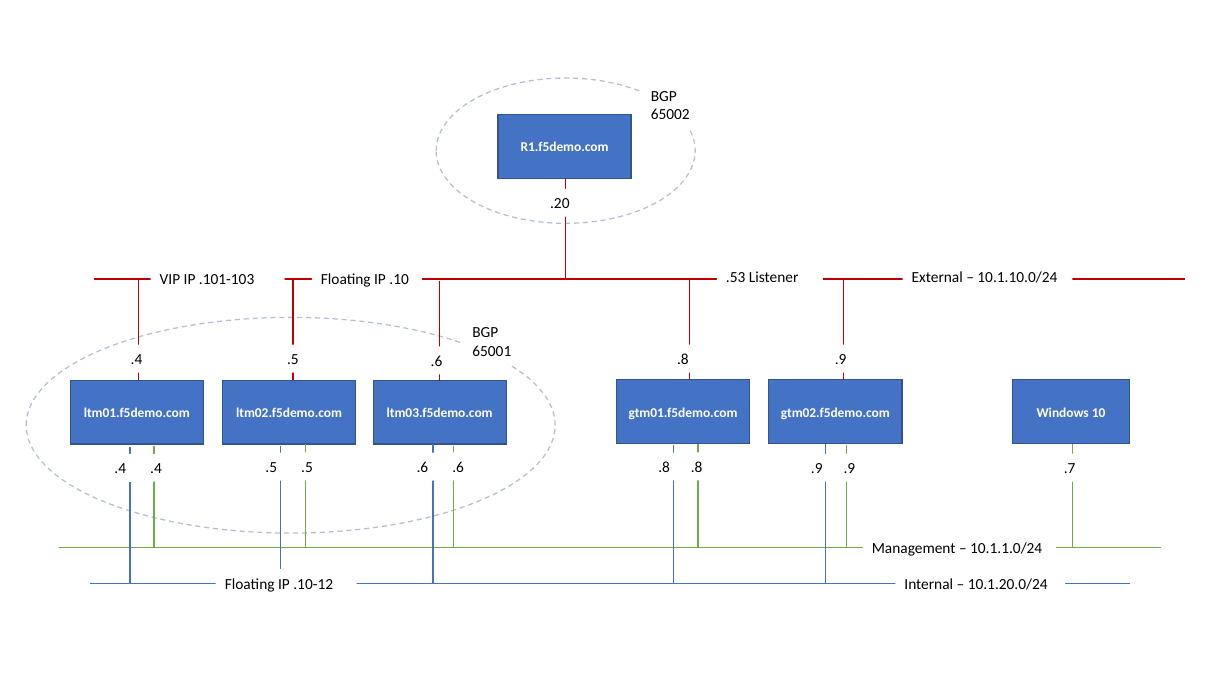
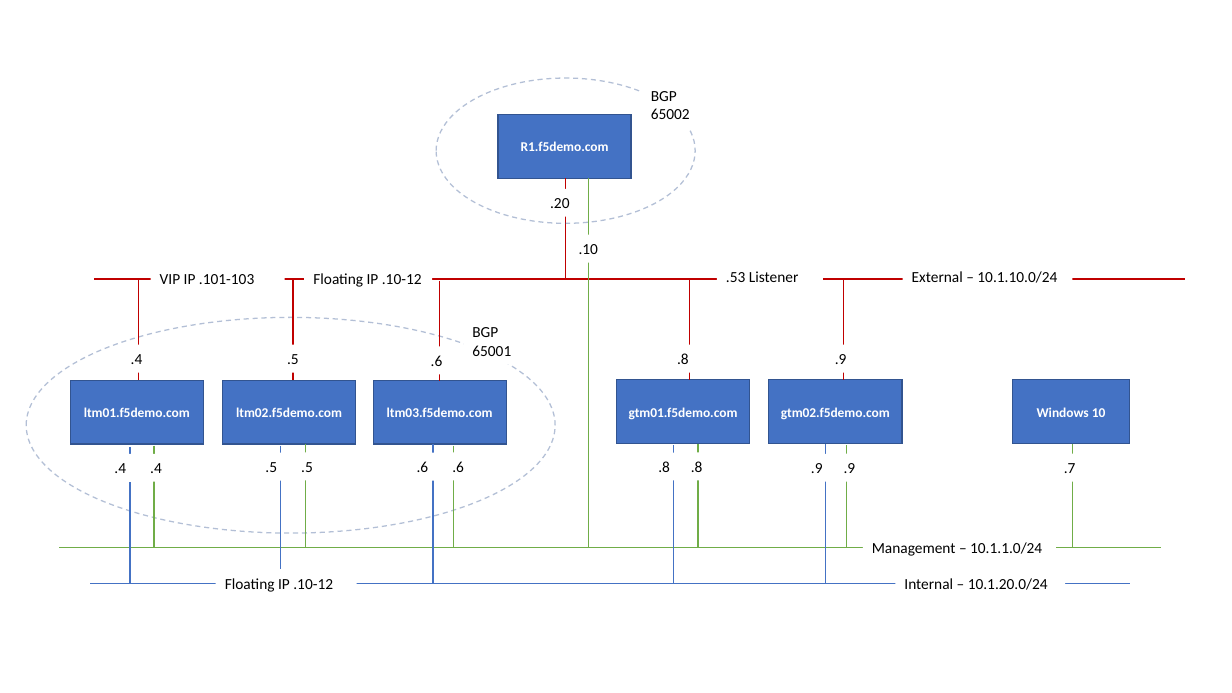
Before and after one commit to chrisadrian001/LabAutomation, a slide deck: slide 1 of AnOlabUDF.pptx. Drawn at 1232x693 pixels with LibreOffice and Linux fonts; fonts in the diff are those of the drawing. Boxes give left, top, right and bottom in pixels: in the first picture for what was removed or moved away, otherwise in the second. Text is boxed around its words. In the diff, an @@ line names an element or a change of style, - is before the commit and + after.

```diff
--- a/AnOlabUDF.pptx
+++ b/AnOlabUDF.pptx
@@ line added from (589, 178) to (589, 548), #70AD47 1 pt @@
@@ text added at (579,244,598,254), 12 pt, text #000000 @@
+.10
@@ text at (313,273,422,287): text changed @@
-Floating IP .10
+Floating IP .10-12
```
